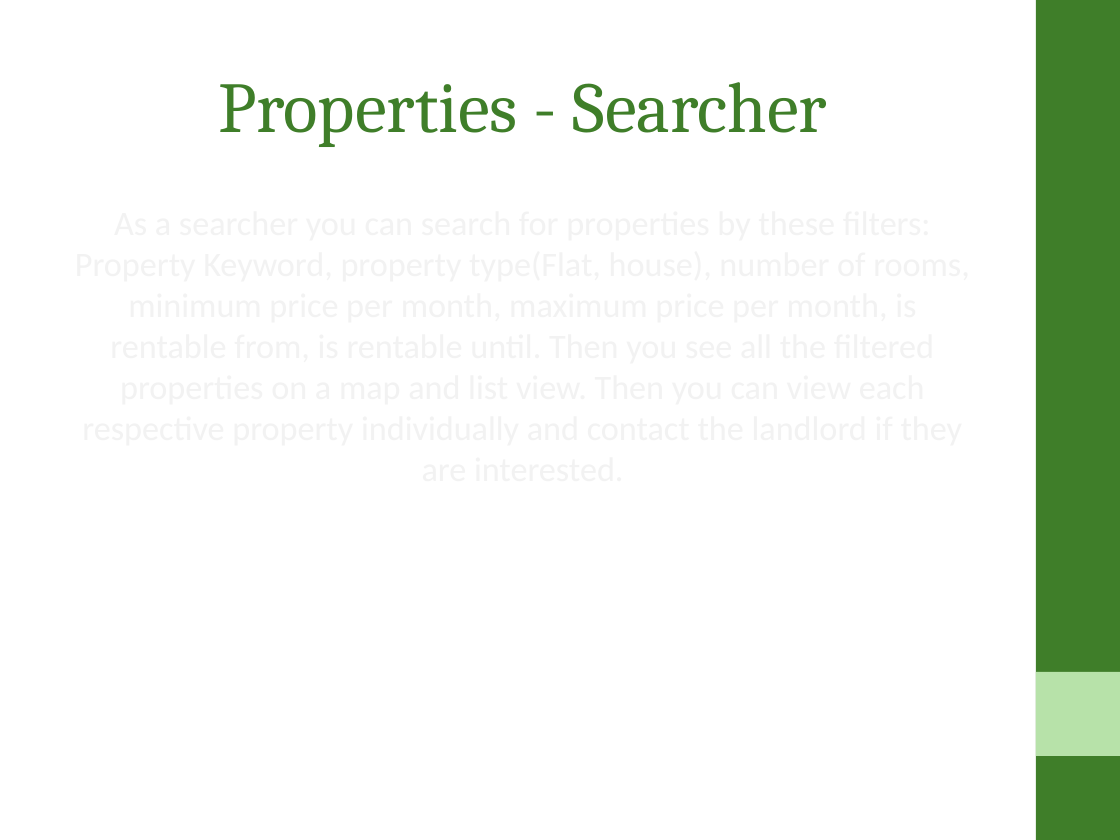
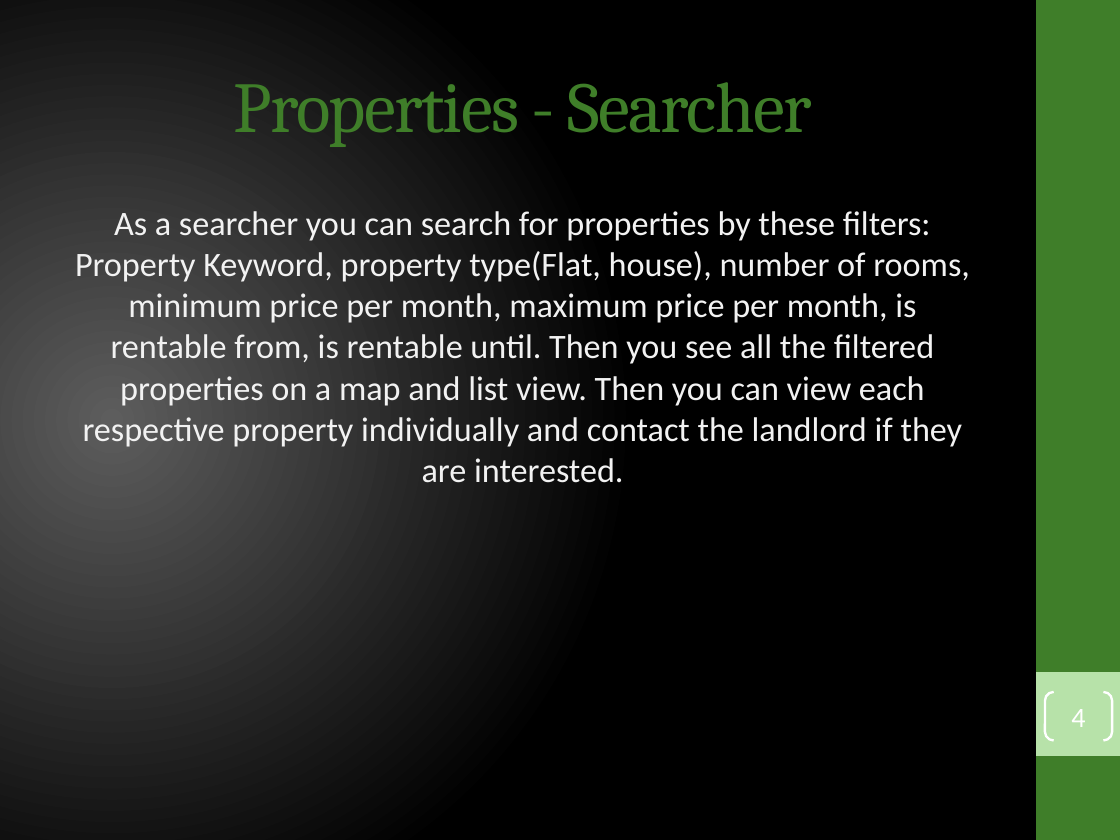
Before and after one commit to ahtif/FlatFinder, a slide deck: slide 4 of admin/presentation/Presentation for Flat Finder Application.pptx. Drawn at 1120x840 pixels with LibreOffice and Linux fonts; fonts in the diff are those of the drawing. Boxes give left, top, right and bottom in pixels: in the first picture for what was removed or moved away, otherwise in the second. Text is boxed around its words. In the diff, an @@ line names an element or a change of style, - is before the commit and + after.

Commit message:
Fixed colours

```diff
--- a/admin/presentation/Presentation for Flat Finder Application.pptx
+++ b/admin/presentation/Presentation for Flat Finder Application.pptx
@@ background #FFFFFF to gradient #5E5E5E to #000000 @@
@@ title "Properties - Searcher" at <box>234,82,812,147</box>: letter spacing 0 to -1 pt @@
@@ text added at <box>75,211,970,483</box>, 22 pt, text #F2F2F2 @@
+As a searcher you can search for properties by these filters: Property Keyword, property type(Flat, house), number of rooms, minimum price per month, maximum price per month, is rentable from, is rentable until. Then you see all the filtered properties on a map and list view. Then you can view each respective property individually and contact the landlord if they are interested.
@@ page number added at <box>1045,692,1112,740</box>, outline #FFFFFF 1.5 pt, 18 pt, text #FFFFFF @@
+4
```
Also in this commit, not shown: 9 other slides changed, 1 slide removed.
